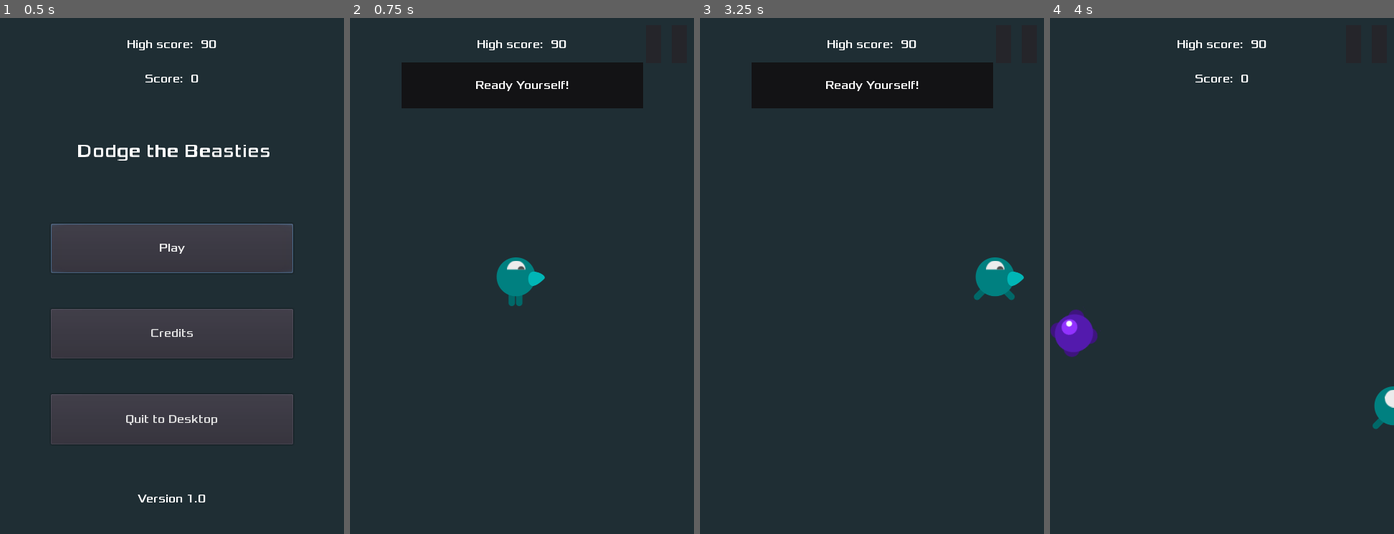
Above: before the commit, frames 1-4 (left to right).
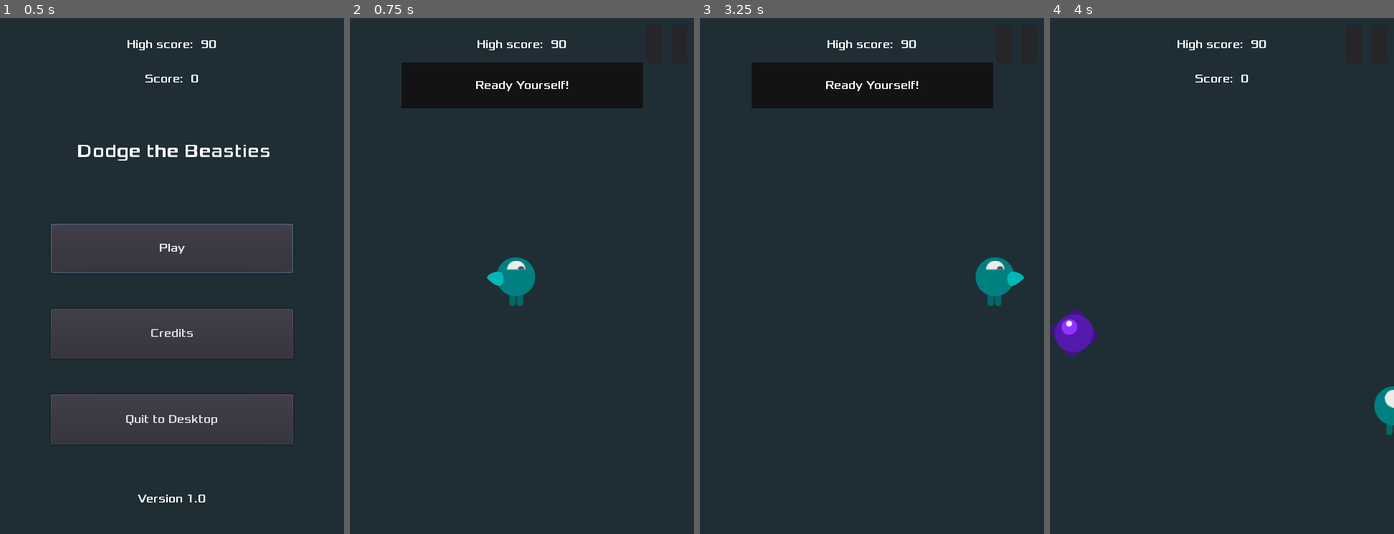
Above: after the commit, the same moments.

Repository: AlixBarreaux/dodge-the-beasties
Game: Godot game, scene res://scenes/Main.tscn
The game is run twice, just before and just after one commit, with the same random seed, the same clock (stepped at 60 frames per second) and the same inputs.
Inputs (mouse positions are in pixels of both pictures, inside the frame that each line leads up to):
- Up to frame 1 (0.5 s): no input
- Up to frame 2 (0.75 s): click "Play" at 0.5 s
- Up to frame 3 (3.25 s): click (1016, 43) at 1.25 s; click "Resume" at 2 s; tap Enter at 2.75 s; move the mouse to (947, 250) at 2.77 s; press the mouse at (947, 250) at 2.78 s; hold D (move_right) from 2.78 s (still down)
- Up to frame 4 (4 s): move the mouse to (1153, 301) at 3.52 s; release D (move_right) at 3.53 s; release the mouse at (1153, 301) at 3.53 s; hold S (move_down) from 3.53 s (still down); right-click (1153, 301) at 3.6 s

Frame 1 is identical in both runs. In frame 2, 0.2% of the frame differs, in the area x 39-57%, y 49-56%; in frame 3, 0.1%; in frame 4, less than 0.1%.

Commit message:
Fix: Tweak Player movement animations

Diff:
--- a/scenes/Player.tscn
+++ b/scenes/Player.tscn
@@ -243,7 +243,7 @@
 
 [sub_resource type="Animation" id=10]
 resource_name = "Move Down"
-length = 0.8
+length = 0.4
 loop = true
 tracks/0/type = "value"
 tracks/0/path = NodePath("BodySprite:frame")
@@ -252,7 +252,7 @@
 tracks/0/imported = false
 tracks/0/enabled = true
 tracks/0/keys = {
-"times": PoolRealArray( 0, 0.4 ),
+"times": PoolRealArray( 0, 0.2 ),
 "transitions": PoolRealArray( 1, 1 ),
 "update": 1,
 "values": [ 0, 1 ]
@@ -260,7 +260,7 @@
 
 [sub_resource type="Animation" id=4]
 resource_name = "Move Left"
-length = 0.8
+length = 0.4
 loop = true
 tracks/0/type = "value"
 tracks/0/path = NodePath("BodySprite:flip_h")
@@ -293,7 +293,7 @@
 tracks/2/imported = false
 tracks/2/enabled = true
 tracks/2/keys = {
-"times": PoolRealArray( 0, 0.4 ),
+"times": PoolRealArray( 0, 0.2 ),
 "transitions": PoolRealArray( 1, 1 ),
 "update": 1,
 "values": [ 0, 1 ]
@@ -301,7 +301,7 @@
 
 [sub_resource type="Animation" id=11]
 resource_name = "Move Right"
-length = 0.8
+length = 0.4
 loop = true
 tracks/0/type = "value"
 tracks/0/path = NodePath("BodySprite:flip_h")
@@ -334,7 +334,7 @@
 tracks/2/imported = false
 tracks/2/enabled = true
 tracks/2/keys = {
-"times": PoolRealArray( 0, 0.4 ),
+"times": PoolRealArray( 0, 0.2 ),
 "transitions": PoolRealArray( 1, 1 ),
 "update": 1,
 "values": [ 0, 1 ]
@@ -342,7 +342,7 @@
 
 [sub_resource type="Animation" id=12]
 resource_name = "Move Up"
-length = 0.8
+length = 0.4
 loop = true
 tracks/0/type = "value"
 tracks/0/path = NodePath("BodySprite:frame")
@@ -351,7 +351,7 @@
 tracks/0/imported = false
 tracks/0/enabled = true
 tracks/0/keys = {
-"times": PoolRealArray( 0, 0.4 ),
+"times": PoolRealArray( 0, 0.2 ),
 "transitions": PoolRealArray( 1, 1 ),
 "update": 1,
 "values": [ 0, 1 ]
@@ -487,8 +487,9 @@
 script = ExtResource( 5 )
 
 [node name="BodySprite" type="Sprite" parent="."]
-position = Vector2( 5, 0 )
+position = Vector2( -6, 0 )
 texture = ExtResource( 1 )
+flip_h = true
 hframes = 2
 
 [node name="EyeSprite" type="Sprite" parent="."]
@@ -543,6 +544,7 @@
 position = Vector2( 0, -7 )
 scale = Vector2( 0.5, 0.5 )
 shape = SubResource( 80 )
+disabled = true
 
 [node name="EnemyDetectZone" type="Area2D" parent="."]
 collision_layer = 0
